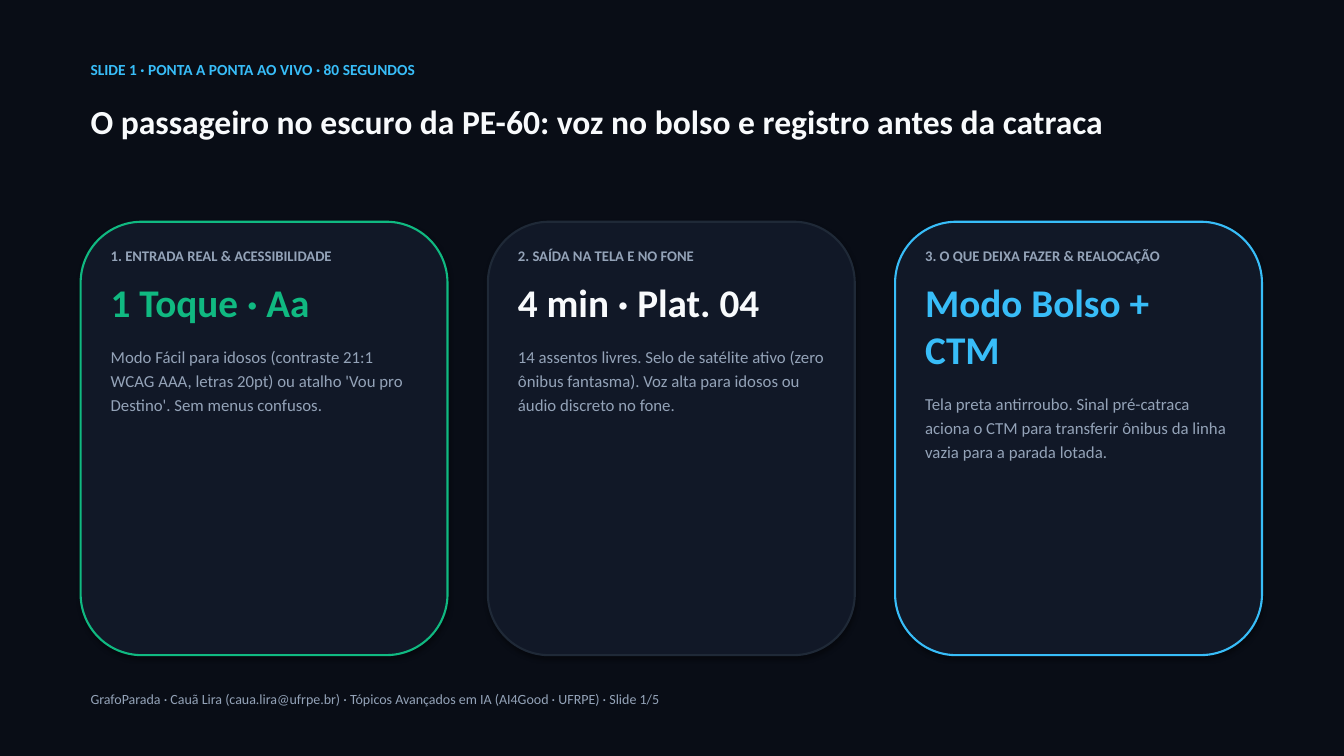
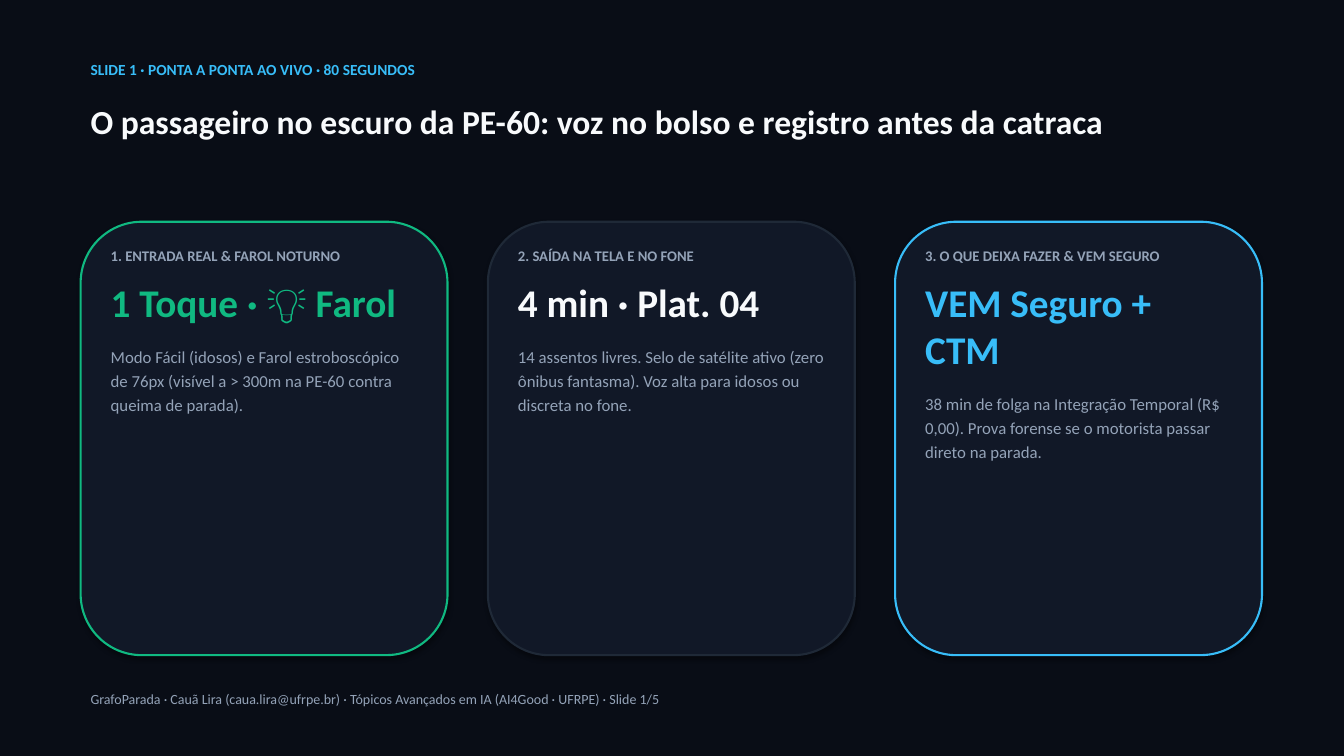
Before and after one commit to lira-labs/workspace, a slide deck: slide 1 of va2/GrafoParada_Seminario2_CauaLira.pptx. Drawn at 1344x756 pixels with LibreOffice and Linux fonts; fonts in the diff are those of the drawing. Boxes give left, top, right and bottom in pixels: in the first picture for what was removed or moved away, otherwise in the second. Text is boxed around its words. In the diff, an @@ line names an element or a change of style, - is before the commit and + after.

Commit message:
feat(transit-gaps): add night strobe beacon, forensic stop-burn detection, and VEM temporal integration guard

```diff
--- a/va2/GrafoParada_Seminario2_CauaLira.pptx
+++ b/va2/GrafoParada_Seminario2_CauaLira.pptx
@@ text at (111, 251, 399, 414): text changed @@
-1. ENTRADA REAL & ACESSIBILIDADE
-1 Toque · Aa
-Modo Fácil para idosos (contraste 21:1 WCAG AAA, letras 20pt) ou atalho 'Vou pro Destino'. Sem menus confusos.
+1. ENTRADA REAL & FAROL NOTURNO
+1 Toque · 💡 Farol
+Modo Fácil (idosos) e Farol estroboscópico de 76px (visível a > 300m na PE-60 contra queima de parada).
@@ text at (925, 251, 1220, 461): text changed @@
-3. O QUE DEIXA FAZER & REALOCAÇÃO
-Modo Bolso + CTM
-Tela preta antirroubo. Sinal pré-catraca aciona o CTM para transferir ônibus da linha vazia para a parada lotada.
+3. O QUE DEIXA FAZER & VEM SEGURO
+VEM Seguro + CTM
+38 min de folga na Integração Temporal (R$ 0,00). Prova forense se o motorista passar direto na parada.
@@ text at (518, 351, 824, 411): text changed @@
-14 assentos livres. Selo de satélite ativo (zero ônibus fantasma). Voz alta para idosos ou áudio discreto no fone.
+14 assentos livres. Selo de satélite ativo (zero ônibus fantasma). Voz alta para idosos ou discreta no fone.
```
Also in this commit, not shown: 2 other slides changed, 7 other files.
